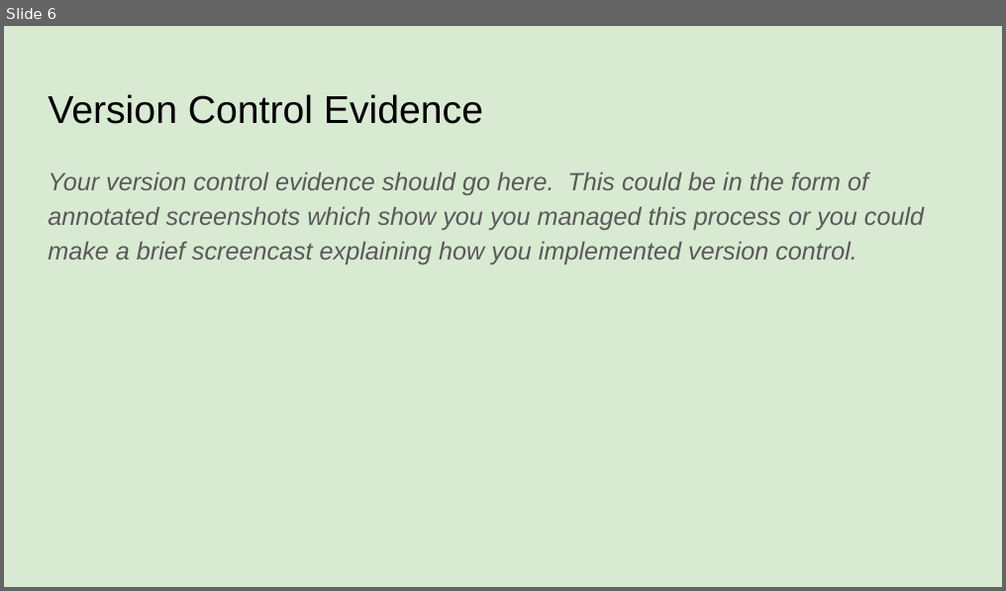
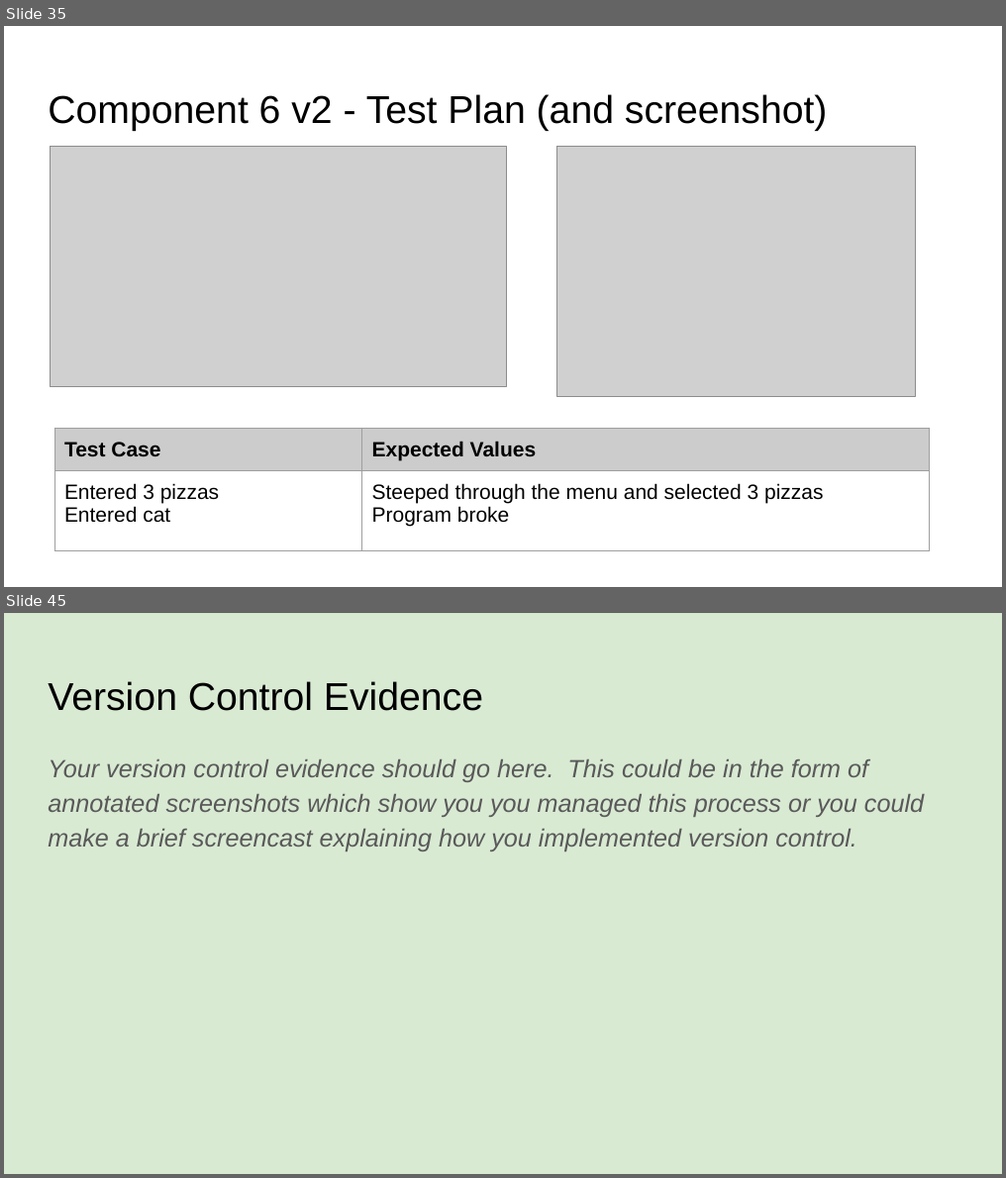
Before and after one commit to LaurenceStewart/Pizza_Bot, a slide deck: 022_91893+_+91897+Documentation.pptx. Shown one above the other, each under a label of ours: slide 6 before the commit, slides 35 and 45 after it; the slides between them are not shown. The pictures are 1006x591 and 1006x1178 pixels, drawn with LibreOffice and Linux fonts; fonts in the diff are those of the drawing; grey boxes stand for pictures. Boxes give left, top, right and bottom in pixels: in the first picture for what was removed or moved away, otherwise in the second. Text is boxed around its words. In the diff, an @@ line names an element or a change of style, - is before the commit and + after.

```diff
--- a/022_91893+_+91897+Documentation.pptx
+++ b/022_91893+_+91897+Documentation.pptx
@@ slide 35 added at box(4, 26, 1002, 587), background #FFFFFF @@
@@ title added at box(48, 94, 828, 131), 28 pt, text #000000 @@
+Component 6 v2 - Test Plan (and screenshot)
@@ picture added at box(50, 147, 506, 387) @@
@@ picture added at box(556, 146, 915, 396) @@
@@ table added at box(54, 428, 929, 553), 2 rows, 2 columns @@
+Test Case | Expected Values
+Entered 3 pizzas / Entered cat | Steeped through the menu and selected 3 pizzas / Program broke
@@ what was slide 6 is now slide 45 @@
```
Also in this commit, not shown: 3 slides changed, 39 other slides added, 1 slide removed, 3 other files.
